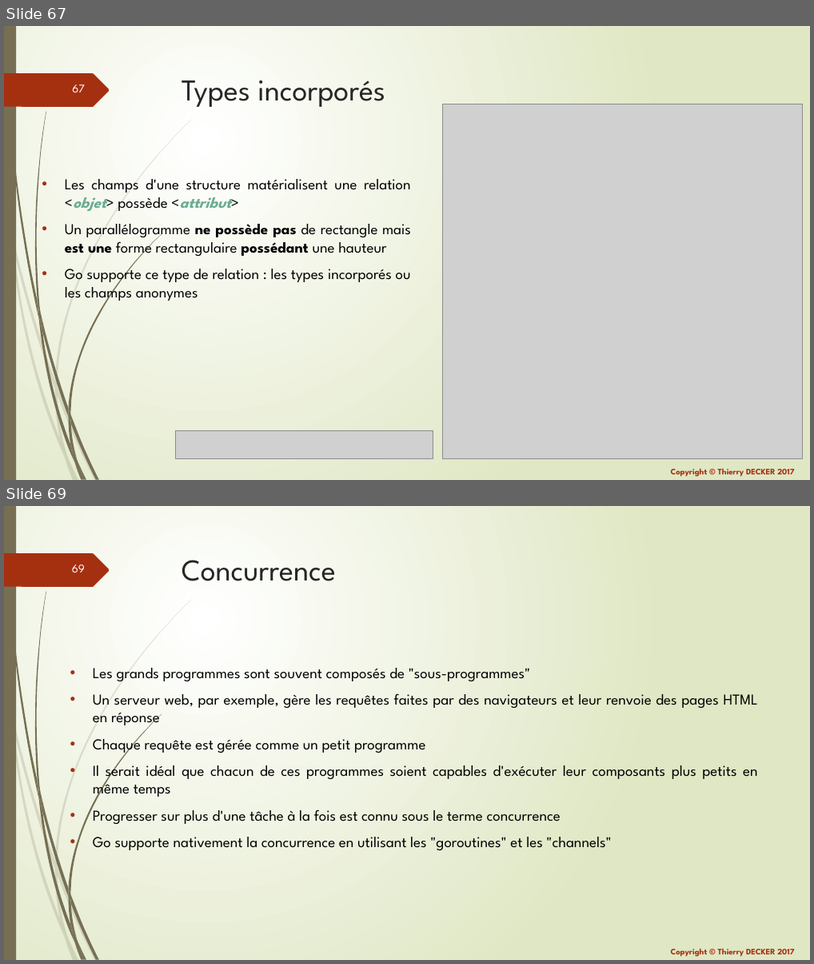
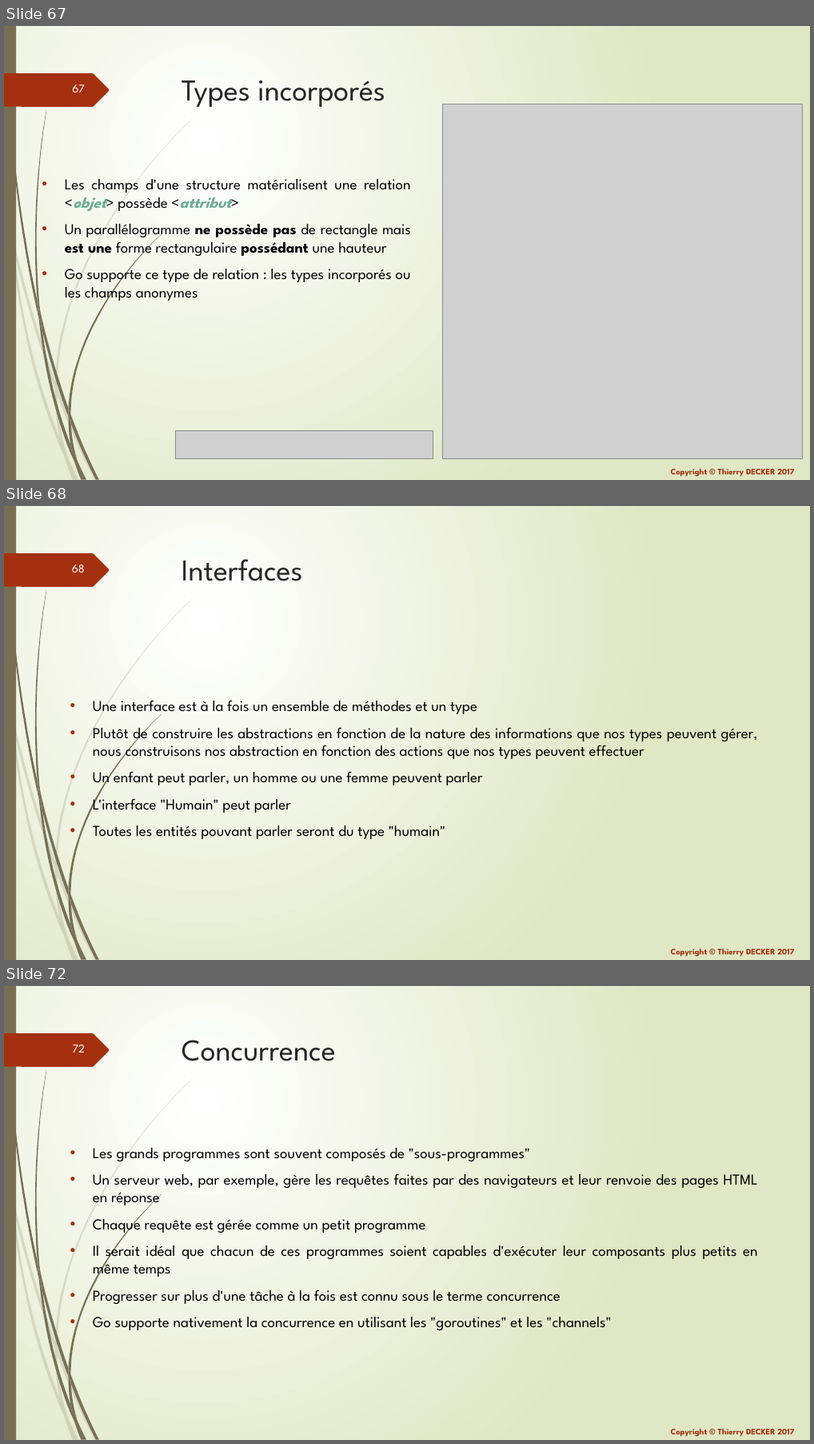
Before and after one commit to thierrydecker/learning-go, a slide deck: documentations/learning-go.pptx. Shown one above the other, each under a label of ours: slides 67 and 69 before the commit, slides 67, 68 and 72 after it; the slides between them are not shown. The pictures are 814x964 and 814x1444 pixels, drawn with LibreOffice and Linux fonts; fonts in the diff are those of the drawing; grey boxes stand for pictures. Boxes give left, top, right and bottom in pixels: in the first picture for what was removed or moved away, otherwise in the second. Text is boxed around its words. In the diff, an @@ line names an element or a change of style, - is before the commit and + after.

Commit message:
Updated interfaces documentaion

```diff
--- a/documentations/learning-go.pptx
+++ b/documentations/learning-go.pptx
@@ slide 68 added at (x1=4, y1=506, x2=810, y2=960), background gradient #FFFFFF to #DFE8C4; not listed: 26 template elements that a slide beside it also shows @@
@@ title added at (x1=182, y1=559, x2=303, y2=581), 36 pt, text #262626 @@
+Interfaces
@@ text added at (x1=93, y1=700, x2=758, y2=839), 18 pt, text #000000 @@
+• Une interface est à la fois un ensemble de méthodes et un type
+• Plutôt de construire les abstractions en fonction de la nature des informations que nos types peuvent gérer, nous construisons nos abstraction en fonction des actions que nos types peuvent effectuer
+• Un enfant peut parler, un homme ou une femme peuvent parler
+• L'interface "Humain" peut parler
+• Toutes les entités pouvant parler seront du type "humain"
@@ what was slide 69 is now slide 72 @@
@@ page number at (x1=73, y1=1044, x2=85, y2=1052): text changed @@
-69
+72
```
Also in this commit, not shown: 1 slide changed, 2 other slides added, 1 other file.
